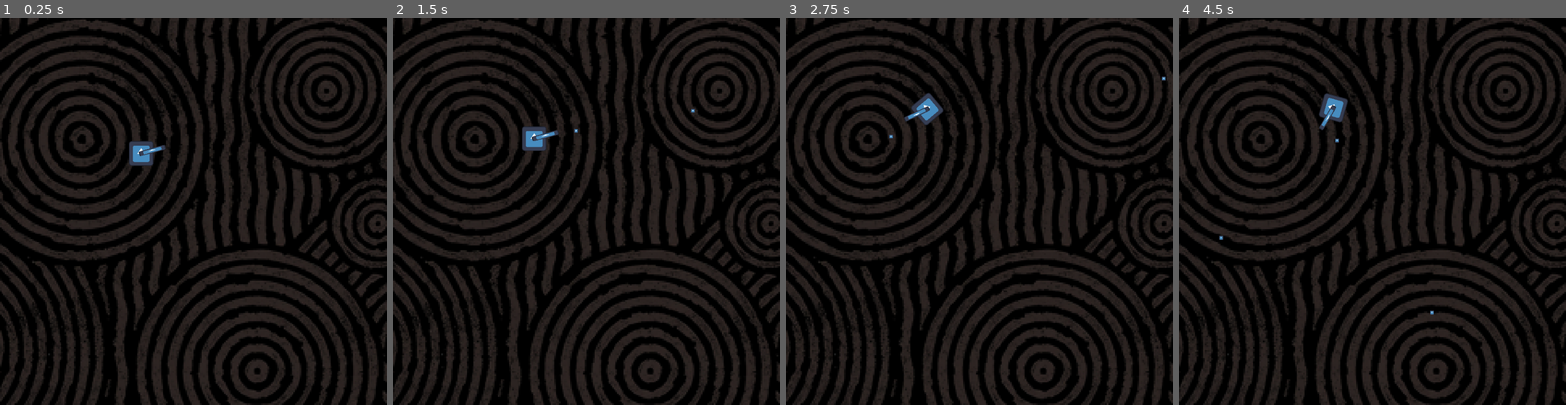
Above: before the commit, frames 1-4 (left to right).
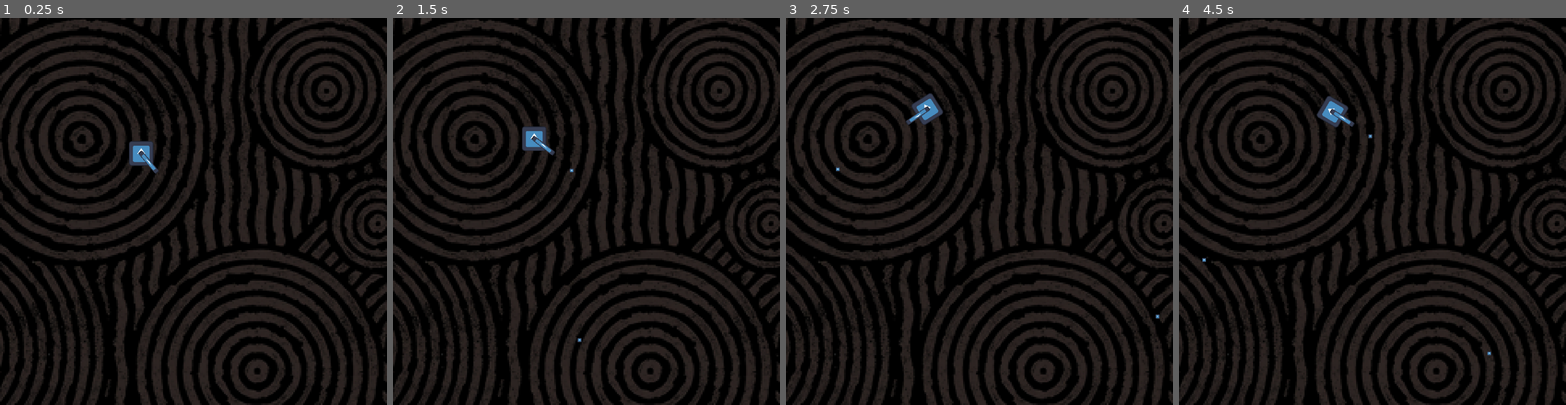
Above: after the commit, the same moments.

Repository: 4wardAerial/spaceInvaders
Game: Godot game, scene res://objects/game/game.tscn
Two runs of this game, one before a commit and one after it. Both use one fixed random seed, a clock stepped at 60 frames per second and the inputs below. The engine's default icon, where the game draws it, is replaced by a stand-in: a white triangle on a blue panel in a dark square.
Inputs (mouse positions are in pixels of both pictures, inside the frame that each line leads up to):
- Up to frame 1 (0.25 s): no input
- Up to frame 2 (1.5 s): tap Enter at 0.5 s; move the mouse to (567, 288) at 0.52 s; hold W (up) from 0.53 s (still down); click (567, 288) at 0.6 s; move the mouse to (702, 269) at 1.27 s; click (702, 269) at 1.35 s
- Up to frame 3 (2.75 s): move the mouse to (863, 153) at 2.02 s; release W (up) at 2.03 s; hold A (left) from 2.03 s (still down); right-click (863, 153) at 2.1 s; click (863, 153) at 2.3 s
- Up to frame 4 (4.5 s): move the mouse to (1391, 211) at 2.77 s; tap Space (special2) at 2.85 s; click (1391, 211) at 3.05 s; move the mouse to (1314, 114) at 3.52 s; release A (left) at 3.53 s; hold S (down) 3.53-4.28 s; click (1314, 114) at 3.6 s; move the mouse to (1457, 192) at 4.27 s; hold D (right) from 4.28 s (still down); click (1457, 192) at 4.35 s

The runs differ from the first frame. In frame 1, 0.1% of the frame differs, in the area x 35-43%, y 32-41%; in frame 2, 0.2%; in frame 3, 0.2%; in frame 4, 0.5%, in the area x 6-81%, y 19-88%.

Commit message:
Goes back to full rotation of tank

Diff:
--- a/objects/player/playerBody.gd
+++ b/objects/player/playerBody.gd
@@ -5,7 +5,7 @@
 signal special_2_shot
 
 const SPEED : float = 100.0
-const ROTATION_SPEED : float = 1.0
+const ROTATION_SPEED : float = 0.8
 const MIN_VELOCITY : float = 10.0
 const MAX_VELOCITY : float = 100.0
 const MAX_CANNON_ANGLE : int = 75
@@ -28,14 +28,12 @@
 
 func cannon_rotation() -> void:
 	# Makes the cannon part of the sprite follow the mouse
-	# FIX : CANNON DOESN'T ROTATE TO OTHER MAX WITH MOUSE IS MOVED BEHIND IT
 	$playerTopSprite.look_at(get_global_mouse_position())
-	# Stops cannon rotation at certain angle
-	$playerTopSprite.rotation_degrees = clamp($playerTopSprite.rotation_degrees, -MAX_CANNON_ANGLE, MAX_CANNON_ANGLE)
 
 func movement_input(delta: float) -> void:
 	# Bottom part of the sprite rotates via input
 	rotation_direction = Input.get_axis("left", "right")
+	rotation += rotation_direction * ROTATION_SPEED * delta
 
 	if Input.is_action_pressed("down") or Input.is_action_pressed("up"):
 		# '+=' gives acceleration, but velocity is limited by 'limit_length'
@@ -52,17 +50,11 @@
 
 func specials_input() -> void:
 	var cannon_direction : Vector2 = (get_global_mouse_position() - position).normalized()
-	var body_direction : Vector2 = Vector2(cos(rotation), sin(rotation))
-
-	# FIX : WHEN MOUSE IS OUT OF MAX ANGLE, IT NEEDS TO FIRE AT THAT MAX ANGLE AND NOT AT BIGGER ONES
-	if cannon_direction.angle_to(body_direction) < -1.309:
-		cannon_direction = Vector2(cos(-0.262), sin(-0.262))
 
 	if Input.is_action_just_pressed("attack") and can_attack:
 		can_attack = false
 		$playerTimers/attackCooldown.start(0.5)
 		bullet_shot.emit($playerTopSprite/bulletMarker.global_position, cannon_direction)
-		print(rad_to_deg(cannon_direction.angle_to(body_direction)))
 
 	if Input.is_action_just_pressed("special1") and can_special_1:
 		can_special_1 = false
@@ -80,5 +72,4 @@
 
 func _physics_process(delta: float) -> void:
 	movement_input(delta)
-	rotation += rotation_direction * ROTATION_SPEED * delta
 	move_and_slide()
--- a/objects/projectiles/bullet.gd
+++ b/objects/projectiles/bullet.gd
@@ -1,6 +1,6 @@
 extends Area2D
 
-const SPEED : float = 500.0
+const SPEED : float = 600.0
 
 var direction : Vector2
 
